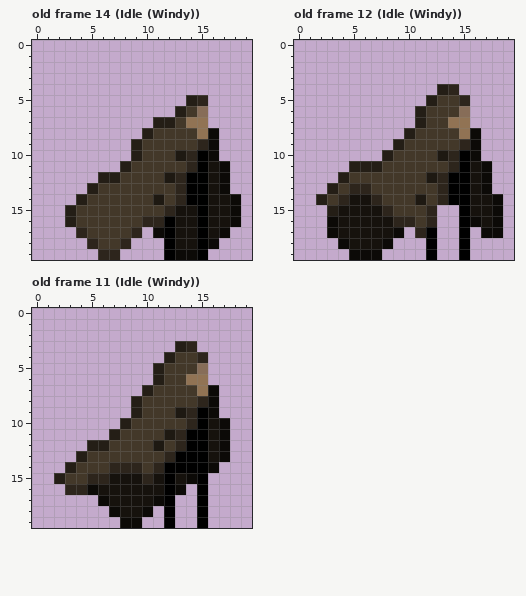
File history of a pixel-art file, OpenGLSandSim/player/player.aseprite. Above: the version before the commit.
20x20 pixels, 22 frames. Shown: old frame 14 (Idle (Windy)), old frame 12 (Idle (Windy)), old frame 11 (Idle (Windy)). The commit also changed other frames, which this record leaves out.
New version:
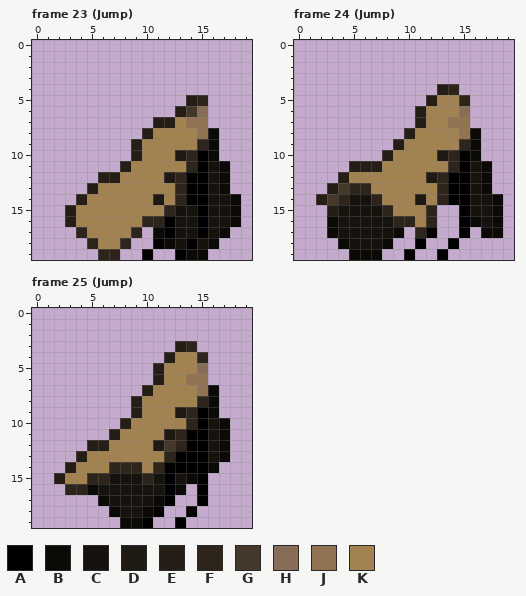
Palette (. is transparent): A #000000  B #0c0a07  C #16120d  D #1e1912  E #241e16  F #2d251c  G #433829  H #876d58  J #917354  K #a28251
A new or re-ordered frame is compared with the old frame closest to it.
Edits made:
frames 22 -> 28
Frame 23 (Jump) is new; against old frame 14 (Idle (Windy)), layer "player":
The author put colour A in row 18 at x 11; in row 19 at x 10.
Colour B becomes colour A in row 19 at x 13.
Colour C becomes colour A in row 18 at x 14.
Colour A becomes colour B in row 18 at x 12; in row 19 at x 15.
Colour A becomes colour C in row 18 at x 15.
Colour G becomes colour K in row 7 at x 13; in row 8 at x 11 to 14; in row 9 at x 10 to 14; in row 10 at x 10 to 12; in row 11 at x 9 to 13; in row 12 at x 8 to 11.
Colour G becomes colour K in row 13 at x 6 to 12; in row 14 at x 5 to 10 and 12; in row 15 at x 4 to 11; in row 16 at x 4 to 9; in row 17 at x 5 to 8; in row 18 at x 6 to 7.
Colour A is gone in row 19 at x 12.
Frame 24 (Jump) is new; against old frame 12 (Idle (Windy)), layer "player":
The author put colour A in row 18 at x 11 and 14; in row 19 at x 10 and 13.
Colour G becomes colour K in row 5 at x 13 to 14; in row 6 at x 12 to 14; in row 7 at x 12 to 13; in row 8 at x 11 to 14; in row 9 at x 10 to 14; in row 10 at x 9 to 12.
Colour G becomes colour K in row 11 at x 8 to 13; in row 12 at x 5 to 11; in row 13 at x 7 to 12; in row 14 at x 8 to 10 and 12; in row 15 at x 9 to 11; in row 16 at x 11.
Colour A is gone in rows 18 to 19 at x 12 and 15.
Frame 25 (Jump) is new; against old frame 11 (Idle (Windy)), layer "player":
The author put colour A in row 18 at x 11 and 14; in row 19 at x 10 and 13.
Colour G becomes colour K in row 4 at x 13 to 14; in row 5 at x 12 to 14; in row 6 at x 12 to 13; in row 7 at x 11 to 14; in row 8 at x 10 to 14; in row 9 at x 10 to 12.
Colour G becomes colour K in row 10 at x 9 to 13; in row 11 at x 8 to 11; in row 12 at x 7 to 10; in row 13 at x 5 to 11; in row 14 at x 4 to 6 and 10; in row 15 at x 3 to 4.
Colour A is gone in rows 18 to 19 at x 12 and 15.
